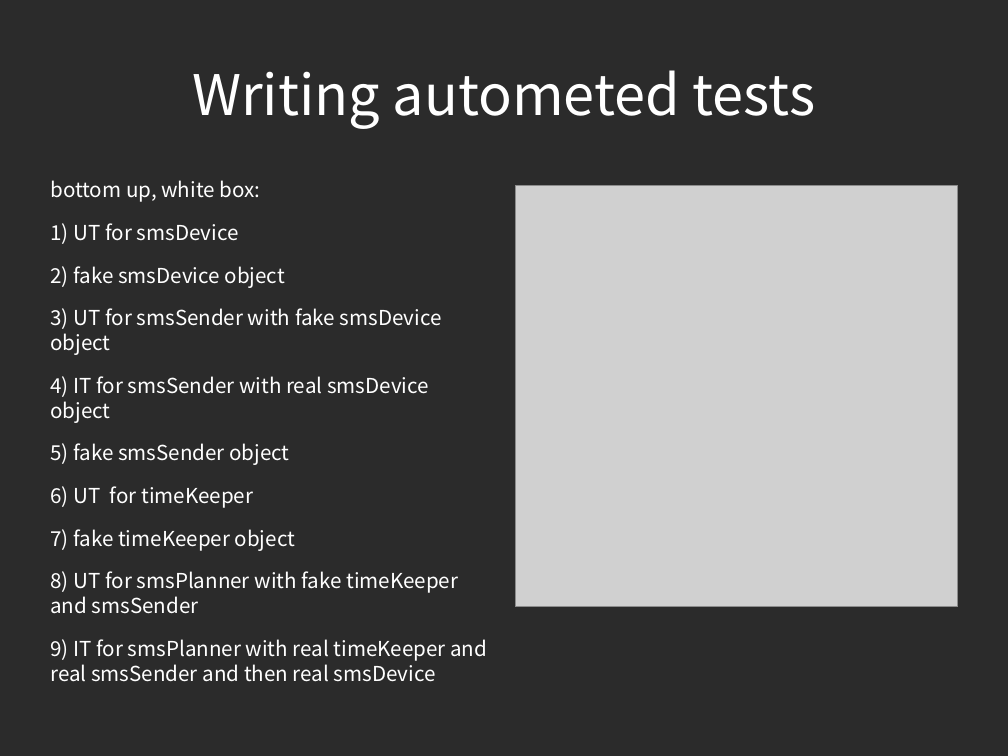
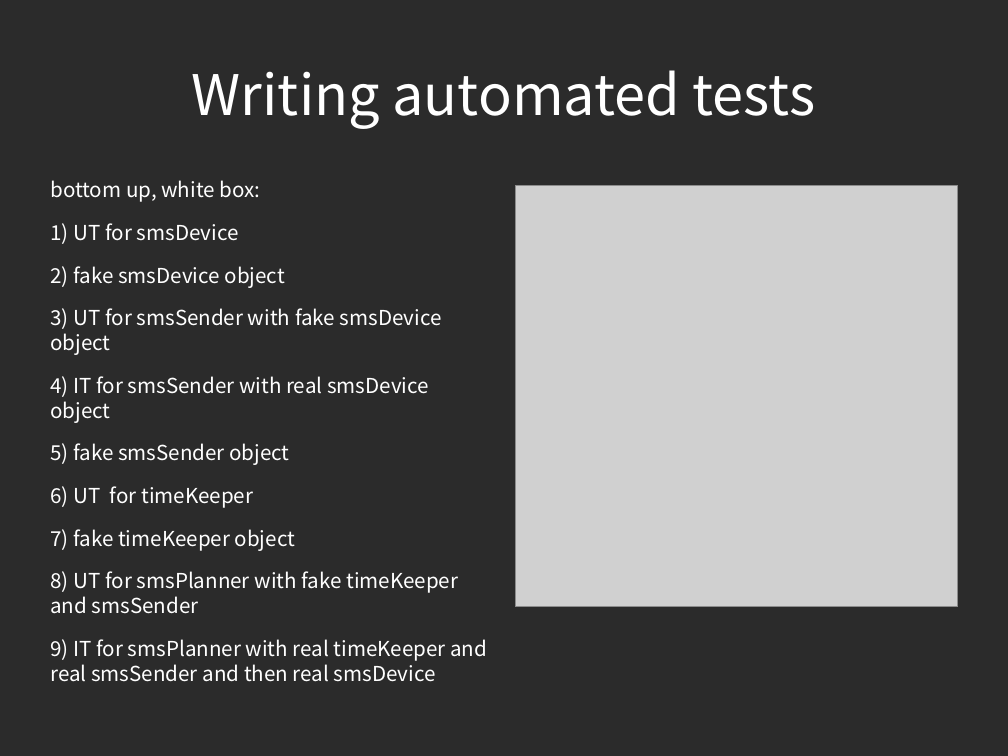
Before and after one commit to piotrek24061988/AutomaticTesting, a slide deck: slide 22 of module1/doc/AutomatedTesting.odp. Drawn at 1008x756 pixels with LibreOffice and Linux fonts; fonts in the diff are those of the drawing; grey boxes stand for pictures; background and template pictures are left out; a plain dark background stands for a picture behind light text. Boxes give left, top, right and bottom in pixels: in the first picture for what was removed or moved away, otherwise in the second. Text is boxed around its words. In the diff, an @@ line names an element or a change of style, - is before the commit and + after.

```diff
--- a/module1/doc/AutomatedTesting.odp
+++ b/module1/doc/AutomatedTesting.odp
@@ title at <box>192,70,816,129</box>: text changed @@
-Writing autometed tests
+Writing automated tests
```
Also in this commit, not shown: 11 other slides changed, 2 slides added.
